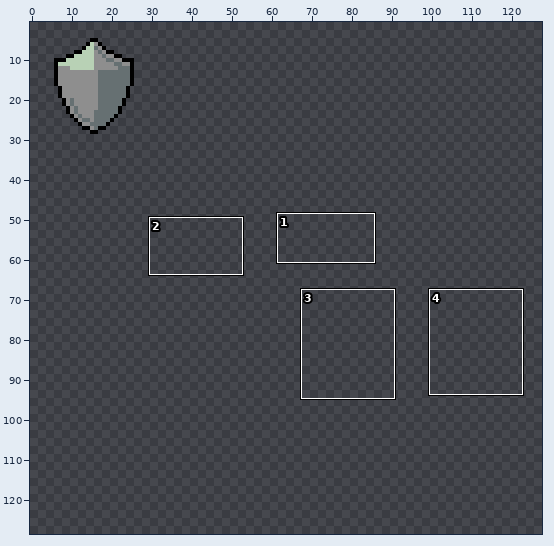
Edited in one commit: sprite sheet (art/sheild.png). Above, an overview of the earlier version with the close-up marked.
Close-up. Before:
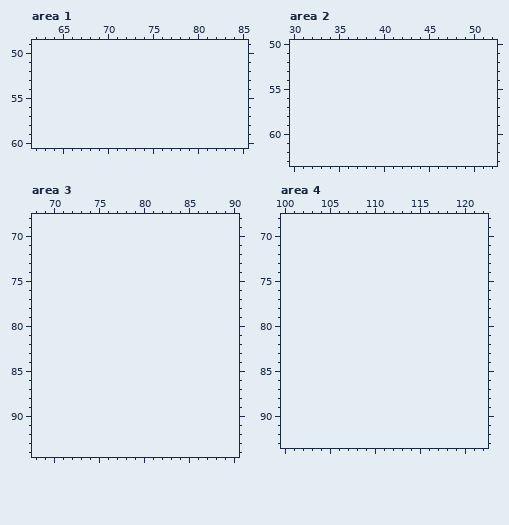
The file is 32x32 pixels. Pixels under 10% opacity are left out. Colours within 5 levels of each other are drawn and written as one. Shown: area 1: x 62..85, y 49..60; area 2: x 30..52, y 50..63; area 3: x 68..90, y 68..94; area 4: x 100..122, y 68..93. The old version is drawn lined up with the new one, on the new canvas. The wide view leaves out empty margins. The commit also changed other parts of the picture, which this record leaves out.
New version:
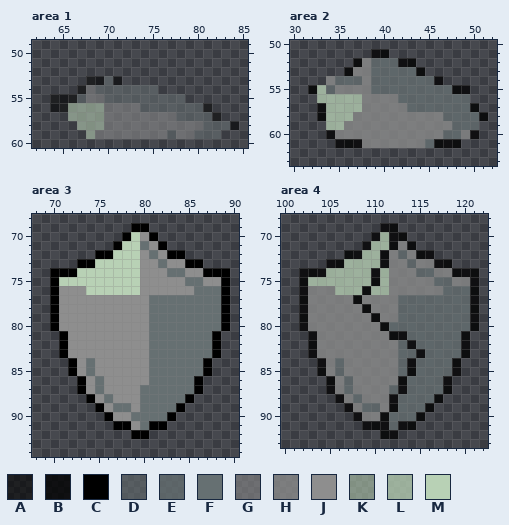
Palette (. is transparent): A #0000008f  B #000000c5  C #000000  D #6670728f  E #667072c3  F #667072  G #8e8e8e8f  H #8e8e8ec3  J #8e8e8e  K #b8d1b58f  L #b8d1b5c3  M #b8d1b5
Difference:
canvas 32x32 -> 128x160
Area 1:
y 53: x 68..71 .... -> AADA
y 54: x 67..75 ......... -> AGDDDDDDD
y 55: x 64..78 ............... -> AAADGGDDDDDDDDD
y 56: x 64..81 .................. -> AAKKKKGGGGDDDDDDDA
y 57: x 66..82 ................. -> KKKKGGGGGGGGDDDDA
y 58: x 67..84 .................. -> KKKGGGGGGGGGGGDDDA
y 59: x 68..82 ............... -> KGGGGGGGGDGGDDD
Area 2:
y 51: x 39..40 .. -> BB
y 52: x 37..43 ....... -> BHEEEBB
y 53: x 36..44 ......... -> BHHEEEEEB
y 54: x 34..46 ............. -> HEEEHEEEEEEEB
y 55: x 32..49 .................. -> BLEHHHHEEEEEEEEEBB
y 56: x 33..49 ................. -> LLLLLHHHHEEEEEEEE
y 57: x 33..50 .................. -> BLLLLHHHHHEEEEEEEB
y 58: x 33..51 ................... -> BLLLHHHHHHHHHHEEEEB
y 59: x 34..50 ................. -> LLHHHHHHHHHHHHEEE
y 60: x 34..50 ................. -> BHHHHHHHHHHHHEEHB
y 61: x 35..48 .............. -> BBBHHHHHHHEBBB
Area 3:
y 69: x 79..80 .. -> CC
y 70: x 78..81 .... -> CMJC
y 71: x 77..82 ...... -> CMMFJC
y 72: x 75..84 .......... -> CCMMMJFJCC
y 73: x 73..86 .............. -> CCMMMMMJJFJJCC
y 74: x 70..89 .................... -> CCCMMMMMMMJJJFFJJCCC
y 75: x 70..89 .................... -> CMMMMMMMMMJJJJJFFJJC
y 76: x 70..89 .................... -> CJJJMMMMMMJJJJJJFFFC
y 77..80: x 70..89 .................... -> CJJJJJJJJJJFFFFFFFFC
y 81..83: x 71..88 .................. -> CJJJJJJJJJFFFFFFFC
y 84..85: x 72..87 ................ -> CJFJJJJJJFFFFFFC
y 86: x 73..86 .............. -> CJFJJJJJFFFFFC
y 87: x 73..86 .............. -> CJFJJJJFFFFFFC
y 88: x 74..85 ............ -> CJFJJJFFFFFC
y 89: x 75..84 .......... -> CJFFJFFFFC
y 90: x 76..83 ........ -> CJJFFFFC
y 91: x 77..82 ...... -> CCJFCC
y 92: x 79..80 .. -> CC
Area 4:
y 69: x 111..112 .. -> BB
y 70: x 110..113 .... -> BLBB
y 71: x 109..114 ...... -> BLLBHB
y 72: x 107..116 .......... -> BBLLBHEHBB
y 73: x 105..118 .............. -> BBLLLLBHHEHHBB
y 74: x 102..121 .................... -> BBBLLLLLBLHHHEEHHBBB
y 75: x 102..121 .................... -> BLLLLLLLBLHHHHHEEHHB
y 76: x 102..121 .................... -> BHHHLLLBLLHHHHHHEEEB
y 77: x 102..121 .................... -> BHHHHHBHHHHEEEEEEEEB
y 78: x 102..121 .................... -> BHHHHHHBHHHEEEEEEEEB
y 79: x 102..121 .................... -> BHHHHHHHBHHEEEEEEEEB
y 80: x 102..121 .................... -> BHHHHHHHHBEEEEEEEEEB
y 81: x 103..120 .................. -> BHHHHHHHHBBEEEEEEB
y 82: x 103..120 .................. -> BHHHHHHHHHEBEEEEEB
y 83: x 103..120 .................. -> BHHHHHHHHHEEBEEEEB
y 84..85: x 104..119 ................ -> BHEHHHHHHEBEEEEB
y 86: x 105..118 .............. -> BHEHHHHHBEEEEB
y 87: x 105..118 .............. -> BHEHHHHEBEEEEB
y 88: x 106..117 ............ -> BHEHHHBEEEEB
y 89: x 107..116 .......... -> BHEEHBEEEB
y 90: x 108..115 ........ -> BHHBEEEB
y 91: x 109..114 ...... -> BBBEBB
y 92: x 111..112 .. -> BB
Where, in picture pixels (left, top, right, bottom), the same in both close-ups:
added: (50, 76, 239, 139)
added: (308, 49, 488, 148)
added: (50, 223, 230, 439)
added: (299, 223, 479, 439)
